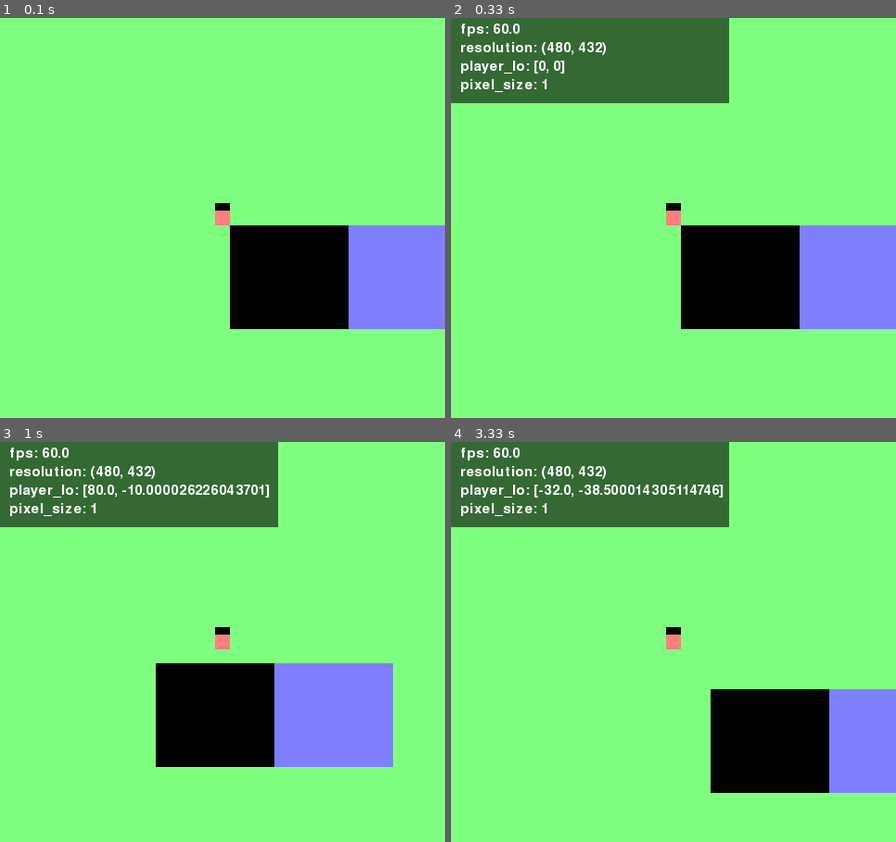
Above: before the commit, frames 1-4 (two rows, left to right).
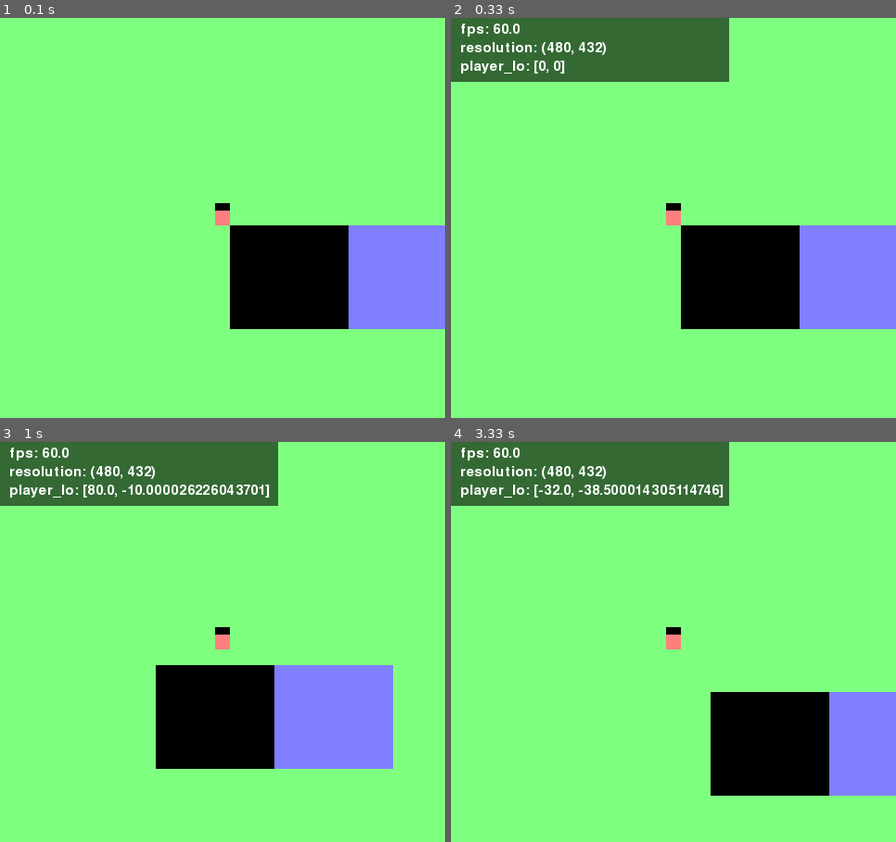
Above: after the commit, the same moments.

Repository: kritserv/rpg-maker-style-top-down-game-template
Game: pygame game, started from main.py
Two runs of this game, one before a commit and one after it. Both use one fixed random seed, a clock stepped at 60 frames per second and the inputs below.
Inputs:
- Up to frame 1 (0.1 s): no input
- Up to frame 2 (0.33 s): no input
- Up to frame 3 (1 s): hold Right 0.33-0.8 s; hold Up from 0.83 s (still down)
- Up to frame 4 (3.33 s): release Up at 1.13 s; hold Right 1.17-1.63 s; hold Left 1.67-2.2 s; hold Down 2.23-2.53 s; hold Left 2.57-2.97 s; hold Up from 3 s (still down)

Frame 1 is identical in both runs. In frame 2, 3.3% of the frame differs, in the area x 0-63%, y 15-22%; in frame 3, 3.8%; in frame 4, 3.9%, in the area x 0-100%, y 15-89%.

Commit message:
add self.screen to player and map & edit black bar function

Diff:
--- a/func/drawer.py
+++ b/func/drawer.py
@@ -1,12 +1,6 @@
 import pygame as pg
-from variable.settings import screen, black
+from variable.settings import screen
 
 def blit_text(text, font, col, x_y_pos):
 	text_image = font.render(text, True, col)
 	screen.blit(text_image, x_y_pos)
-
-def draw_black_bar(current_width, current_height, aspect_ratio):
-	if current_width/current_height>aspect_ratio:
-		bar_width = (current_width - current_height * (aspect_ratio)) / 2
-		pg.draw.rect(screen, black, (0, 0, bar_width, current_height))
-		pg.draw.rect(screen, black, (current_width - bar_width+1, 0, bar_width, current_height))
--- a/main.py
+++ b/main.py
@@ -5,15 +5,15 @@
 import sys
 import asyncio
 import time
-from variable.settings import clock_tick, current_fps,\
- load_settings, default_screen_width, \
+from variable.settings import clock_tick, curr_fps,\
+ load_settings, default_screen_width, default_screen_height, \
  update_size, black, green, red, blue
 from func.event_checker import check_event
-from func.drawer import draw_black_bar
 from func.debug import print_debug
 from object.player import Player
 from object.map import TopDownMap
 from object.timer import Timer
+from object.blackbar import BlackBar
 from math import ceil
 
 pg.display.set_caption("game_title")
@@ -25,23 +25,27 @@
 	run = True
 	debug = True
 	print_list = ""
-	screen, black_bar = load_settings()
-	current_width, current_height, pixel_size = update_size([screen.get_width(), screen.get_height()])
-	new_size = (current_width, current_height)
-	aspect_ratio = current_width/current_height
 
-	player = Player()
+	screen, black_bar_is_set = load_settings()
+	black_bar = BlackBar(screen, black_bar_is_set)
+	curr_width, curr_height, pixel_size = update_size(
+		[screen.get_width(),
+		screen.get_height()])
+	ratio = default_screen_width/default_screen_height
+	new_size = (curr_width, curr_height)
+
+	player = Player(screen)
 
 	player.add_rect(pg.Rect(0, -8, 16, 8), black)
 
-	player.resize(pixel_size, screen)
+	player.resize(pixel_size)
 
-	top_down_map = TopDownMap()
+	top_down_map = TopDownMap(screen)
 
 	top_down_map.add_rect(pg.Rect(0, 0, 128, 112), black)
 	top_down_map.add_rect(pg.Rect(128, 0, 128, 112), blue)
 
-	top_down_map.resize(pixel_size, player, screen)
+	top_down_map.resize(pixel_size, player)
 
 	milli_sec_timer = Timer()
 	milli_sec_timer.start()
@@ -55,39 +59,33 @@
 
 		# ====================== [ LOGIC ] ======================
 
-		player.update(dt, pixel_size, screen)
-		top_down_map.update(pixel_size, player, screen)
+		player.update(dt, pixel_size)
+		top_down_map.update(pixel_size, player)
 
-		# ===================== [ GRAPHIC ] =====================
+		# ====================== [ GRAPHIC ] =====================
+
+		curr_width, curr_height, pixel_size = update_size(new_size)
+		player.resize(pixel_size)
+		top_down_map.resize(pixel_size, player)
 
 		screen.fill(green)
-		top_down_map.draw(screen)
-		player.draw(screen)
-		if black_bar:
-			draw_black_bar(current_width, current_height, aspect_ratio)
+		top_down_map.draw()
+		player.draw()
+		black_bar.draw_if_set(curr_width, curr_height, ratio)
 
 		# ====================== [ DEBUG ] ======================
 
 		if debug:
 			if milli_sec_timer.time_now()>0.1:
-				print_list = [current_fps(),
-				f"resolution: {(current_width, current_height)}",
-				f"player_lo: {[player.location[0], player.location[1]]}",
-				f"pixel_size: {pixel_size}"]
+				print_list = [curr_fps(),
+				f"resolution: {(curr_width, curr_height)}",
+				f"player_lo: {player.location}"]
 				milli_sec_timer.restart()
 			print_debug(print_list)
 
 		# ====================== [ EVENT ] ======================
 
 		run, new_size = check_event(pg.event.get(), new_size)
-
-		# ====================== [ RESIZE ] ======================
-
-		is_resize = [current_width, current_height] != new_size
-		if is_resize:
-			current_width, current_height, pixel_size = update_size(new_size)
-			player.resize(pixel_size, screen)
-			top_down_map.resize(pixel_size, player, screen)
 
 		# =================== [ PYGAME STUFF ] ===================
 
--- /dev/null
+++ b/object/blackbar.py
@@ -0,0 +1,19 @@
+import pygame as pg
+from variable.settings import black
+
+class BlackBar:
+	def __init__(self, screen, is_exist):
+		self.screen = screen
+		self.black_bar_width = 0
+		self.is_exist = is_exist
+
+	def draw_if_set(self, curr_width, curr_height, ratio):
+		if self.is_exist:
+			need_to_draw_bar = curr_width / curr_height > ratio
+			if need_to_draw_bar:
+				self.black_bar_width = (curr_width - curr_height * ratio) / 2
+				self.draw_black_bar(curr_width, curr_height)
+
+	def draw_black_bar(self, curr_width, curr_height):
+		pg.draw.rect(self.screen, black, (0, 0, self.black_bar_width, curr_height))
+		pg.draw.rect(self.screen, black, (curr_width - self.black_bar_width, 0, self.black_bar_width + 1, curr_height))
--- a/object/map.py
+++ b/object/map.py
@@ -1,20 +1,21 @@
 import pygame as pg
 
 class TopDownMap(pg.sprite.Sprite):
-	def __init__(self):
+	def __init__(self, screen):
 		pg.sprite.Sprite.__init__(self)
+		self.screen = screen
 		self.rects = []
 		self.rect_x, self.rect_y = 0, 0
 
 	def add_rect(self, rect, color):
 		self.rects.append((rect, color))
 
-	def move(self, pixel_size, player, screen):
+	def move(self, pixel_size, player):
 
-		self.rect_x = -player.location[0] * pixel_size + screen.get_width()/2
-		self.rect_y = -player.location[1] * pixel_size + screen.get_height()/2
+		self.rect_x = -player.location[0] * pixel_size + self.screen.get_width()/2
+		self.rect_y = -player.location[1] * pixel_size + self.screen.get_height()/2
 
-	def resize(self, pixel_size, player, screen):
+	def resize(self, pixel_size, player):
 
 		tile_size = pixel_size*16
 		map_offset = tile_size/2
@@ -24,9 +25,9 @@
 										  rect.width * pixel_size,
 										  rect.height * pixel_size), color) for rect, color in self.rects]
 
-	def draw(self, screen):
+	def draw(self):
 		for rect, color in self.transformed_rects:
-			pg.draw.rect(screen, color, rect)
+			pg.draw.rect(self.screen, color, rect)
 
-	def update(self, pixel_size, player, screen):
-		self.move(pixel_size, player, screen)
+	def update(self, pixel_size, player):
+		self.move(pixel_size, player)
--- a/object/player.py
+++ b/object/player.py
@@ -4,8 +4,9 @@
 from math import floor, ceil
 
 class Player(pg.sprite.Sprite):
-	def __init__(self):
+	def __init__(self, screen):
 		pg.sprite.Sprite.__init__(self)
+		self.screen = screen
 		self.speed = 150
 		self.original_width, self.original_height = 16, 16
 		self.location = [0, 0]
@@ -20,7 +21,7 @@
 		self.finished_x_move = True
 		self.finished_y_move = True
 
-		screen_width, screen_height = 480, 432
+		screen_width, screen_height = screen.get_width(), screen.get_height()
 		player_x, player_y = screen_width/2, screen_height/2
 		self.x = player_x
 		self.y = player_y
@@ -131,8 +132,8 @@
 	def finish_move(self, dx, dy, dt, pixel_size):
 		self.move(dx, dy, dt, pixel_size)
 
-	def resize(self, pixel_size, screen):
-		screen_width, screen_height = screen.get_width(), screen.get_height()
+	def resize(self, pixel_size):
+		screen_width, screen_height = self.screen.get_width(), self.screen.get_height()
 		player_x, player_y = screen_width/2, screen_height/2
 		self.x = player_x
 		self.y = player_y
@@ -143,13 +144,13 @@
 
 		self.correct_all_rect(pixel_size)
 
-	def draw(self, screen):
+	def draw(self):
 		self.rect = pg.Rect(self.top_left_x, self.top_left_y, self.width, self.height)
-		pg.draw.rect(screen, red, self.rect)
+		pg.draw.rect(self.screen, red, self.rect)
 		for rect, color in self.transformed_rects:
-			pg.draw.rect(screen, color, rect)
+			pg.draw.rect(self.screen, color, rect)
 
-	def update(self, dt, pixel_size, screen):
+	def update(self, dt, pixel_size):
 
 		key = pg.key.get_pressed()
 		dx, dy = self.calculate_movement(key)
--- a/variable/settings.py
+++ b/variable/settings.py
@@ -5,16 +5,13 @@
 
 clock = pg.time.Clock()
 
-timer_1_sec = Timer()
-timer_1_sec.start()
-
 def clock_tick(cap_fps):
 	if cap_fps:
 		clock.tick(60)
 	else:
 		clock.tick()
 
-def current_fps():
+def curr_fps():
 	get_fps = str(clock.get_fps() // 0.1 / 10)
 	return f"fps: {get_fps}"
 
@@ -52,10 +49,10 @@
 		return num_floor if num_frac < 0.5 else num_ceil
 
 def update_size(new_size):
-	current_width, current_height = new_size[0], new_size[1]
-	pixel_size = current_width/default_screen_width
+	curr_width, curr_height = new_size[0], new_size[1]
+	pixel_size = curr_width/default_screen_width
 	pixel_size = round_pixel(pixel_size)
-	return current_width, current_height, pixel_size
+	return curr_width, curr_height, pixel_size
 
 debug_font = pg.font.SysFont(None, 22)
 
